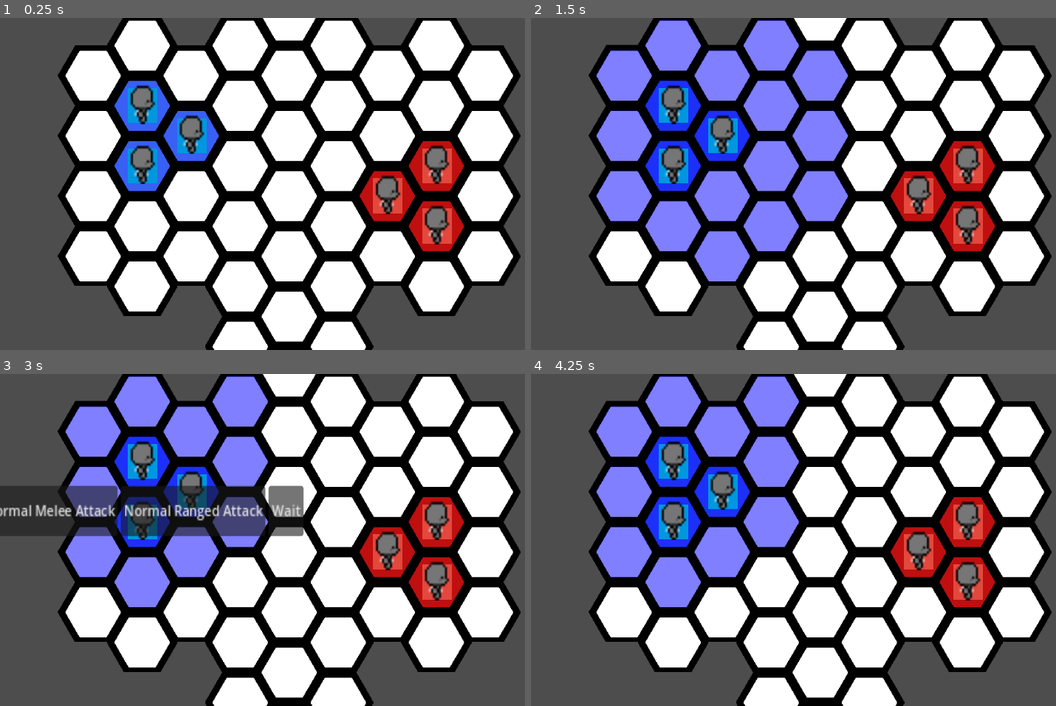
Above: before the commit, frames 1-4 (two rows, left to right).
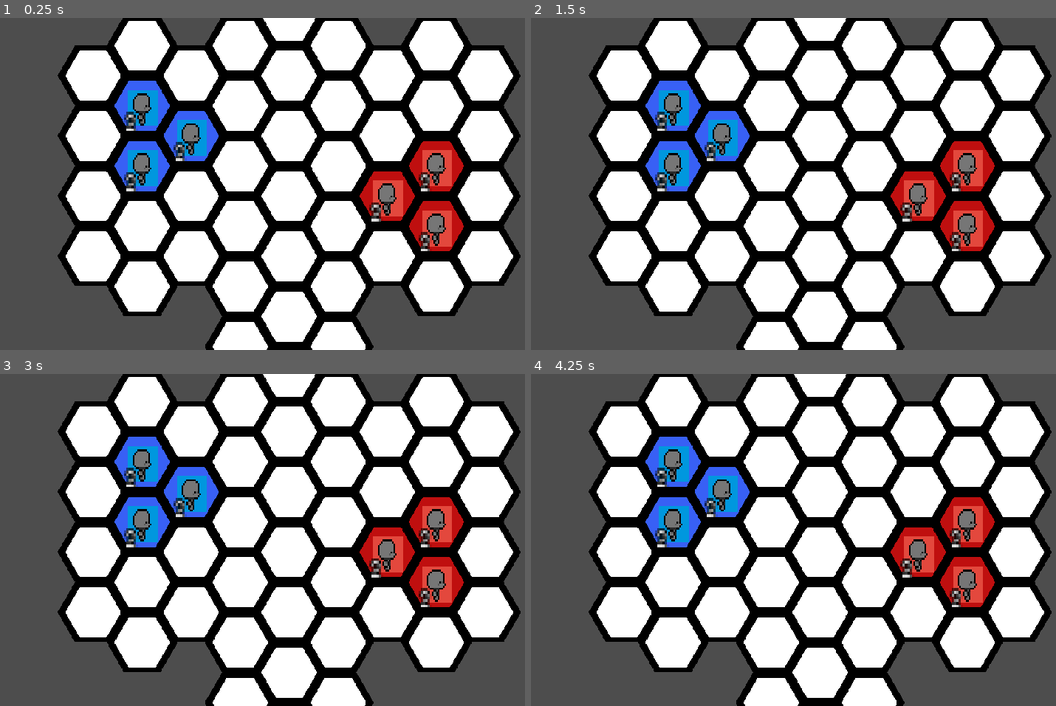
Above: after the commit, the same moments.

Repository: DubiousDuck/Manny-Takes-on-Upper-Management
Game: Godot game, scene res://stages/demo_field.tscn
The game is run twice, just before and just after one commit, with the same random seed, the same clock (stepped at 60 frames per second) and the same inputs.
Inputs (mouse positions are in pixels of both pictures, inside the frame that each line leads up to):
- Up to frame 1 (0.25 s): no input
- Up to frame 2 (1.5 s): tap Enter at 0.5 s; move the mouse to (720, 134) at 0.52 s; click (720, 134) at 0.67 s; click (672, 184) at 1.25 s, where only the run before the commit has a clickable "Normal Melee Attack"
- Up to frame 3 (3 s): tap Space at 2 s; move the mouse to (141, 520) at 2.02 s; click (141, 520) at 2.17 s; tap Enter at 2.75 s; move the mouse to (141, 460) at 2.77 s; click (141, 460) at 2.92 s
- Up to frame 4 (4.25 s): click (578, 510) at 3.5 s, where only the run before the commit has a clickable "Normal Melee Attack"

The runs differ from the first frame. In frame 1, 5.4% of the frame differs, in the area x 10-100%, y 0-100%; in frame 2, 24%; in frame 3, 22%; in frame 4, 19%.

Commit message:
pretty up the ui

Diff:
--- a/project.godot
+++ b/project.godot
@@ -27,3 +27,12 @@
 [editor_plugins]
 
 enabled=PackedStringArray("res://addons/hex_grid_nav/plugin.cfg")
+
+[gui]
+
+theme/custom="res://ui/default.tres"
+theme/custom_font="res://assets/ui/m5x7.ttf"
+
+[rendering]
+
+textures/canvas_textures/default_texture_filter=0
--- /dev/null
+++ b/ui/default.tres
@@ -0,0 +1,30 @@
+[gd_resource type="Theme" load_steps=5 format=3 uid="uid://e2p3ve3w3iba"]
+
+[ext_resource type="Texture2D" uid="uid://bbwtgi3no8gae" path="res://assets/ui/black_9slice.png" id="1_bt1el"]
+[ext_resource type="Texture2D" uid="uid://bj2fpp14xd8wb" path="res://assets/ui/white_9slice.png" id="2_xggh6"]
+
+[sub_resource type="StyleBoxTexture" id="StyleBoxTexture_yjvnt"]
+texture = ExtResource("2_xggh6")
+texture_margin_left = 2.0
+texture_margin_top = 2.0
+texture_margin_right = 2.0
+texture_margin_bottom = 2.0
+
+[sub_resource type="StyleBoxTexture" id="StyleBoxTexture_1ra41"]
+texture = ExtResource("1_bt1el")
+texture_margin_left = 3.0
+texture_margin_top = 3.0
+texture_margin_right = 3.0
+texture_margin_bottom = 3.0
+
+[resource]
+Button/colors/font_color = Color(1, 1, 1, 1)
+Button/colors/font_focus_color = Color(0, 0, 0, 1)
+Button/colors/font_hover_color = Color(0, 0, 0, 1)
+Button/colors/font_hover_pressed_color = Color(0, 0, 0, 1)
+Button/colors/font_pressed_color = Color(0, 0, 0, 1)
+Button/styles/disabled = SubResource("StyleBoxTexture_yjvnt")
+Button/styles/focus = SubResource("StyleBoxTexture_yjvnt")
+Button/styles/hover = SubResource("StyleBoxTexture_yjvnt")
+Button/styles/normal = SubResource("StyleBoxTexture_1ra41")
+Button/styles/pressed = SubResource("StyleBoxTexture_yjvnt")
--- a/unit/unit.tscn
+++ b/unit/unit.tscn
@@ -17,37 +17,10 @@
 [ext_resource type="Texture2D" uid="uid://ce10om6f2h4bb" path="res://assets/unit_sprites/thrown.png" id="15_m8uyx"]
 
 [sub_resource type="RectangleShape2D" id="RectangleShape2D_ly3a2"]
+size = Vector2(12.9032, 16.2162)
 
 [sub_resource type="RectangleShape2D" id="RectangleShape2D_7kobe"]
-
-[sub_resource type="Animation" id="Animation_cdn1g"]
-resource_name = "side_idle"
-length = 0.4
-loop_mode = 1
-tracks/0/type = "value"
-tracks/0/imported = false
-tracks/0/enabled = true
-tracks/0/path = NodePath("Sprite2D:texture")
-tracks/0/interp = 1
-tracks/0/loop_wrap = true
-tracks/0/keys = {
-"times": PackedFloat32Array(0),
-"transitions": PackedFloat32Array(1),
-"update": 1,
-"values": [ExtResource("6_jkf6t")]
-}
-tracks/1/type = "value"
-tracks/1/imported = false
-tracks/1/enabled = true
-tracks/1/path = NodePath("Sprite2D:frame")
-tracks/1/interp = 1
-tracks/1/loop_wrap = true
-tracks/1/keys = {
-"times": PackedFloat32Array(0, 0.1, 0.2, 0.3),
-"transitions": PackedFloat32Array(1, 1, 1, 1),
-"update": 1,
-"values": [0, 1, 2, 3]
-}
+size = Vector2(12.9032, 16.2162)
 
 [sub_resource type="Animation" id="Animation_bvfsh"]
 length = 0.001
@@ -88,35 +61,6 @@
 "values": [4]
 }
 
-[sub_resource type="Animation" id="Animation_3ifqo"]
-resource_name = "side_walk"
-length = 0.4
-loop_mode = 1
-tracks/0/type = "value"
-tracks/0/imported = false
-tracks/0/enabled = true
-tracks/0/path = NodePath("Sprite2D:texture")
-tracks/0/interp = 1
-tracks/0/loop_wrap = true
-tracks/0/keys = {
-"times": PackedFloat32Array(0),
-"transitions": PackedFloat32Array(1),
-"update": 1,
-"values": [ExtResource("7_xw0kh")]
-}
-tracks/1/type = "value"
-tracks/1/imported = false
-tracks/1/enabled = true
-tracks/1/path = NodePath("Sprite2D:frame")
-tracks/1/interp = 1
-tracks/1/loop_wrap = true
-tracks/1/keys = {
-"times": PackedFloat32Array(0, 0.1, 0.2, 0.3),
-"transitions": PackedFloat32Array(1, 1, 1, 1),
-"update": 1,
-"values": [0, 1, 2, 3]
-}
-
 [sub_resource type="Animation" id="Animation_abic1"]
 resource_name = "front_idle"
 length = 0.4
@@ -316,6 +260,64 @@
 "transitions": PackedFloat32Array(1, 1, 1, 1, 1, 1, 1),
 "update": 1,
 "values": [0, 1, 2, 3, 2, 1, 0]
+}
+
+[sub_resource type="Animation" id="Animation_cdn1g"]
+resource_name = "side_idle"
+length = 0.4
+loop_mode = 1
+tracks/0/type = "value"
+tracks/0/imported = false
+tracks/0/enabled = true
+tracks/0/path = NodePath("Sprite2D:texture")
+tracks/0/interp = 1
+tracks/0/loop_wrap = true
+tracks/0/keys = {
+"times": PackedFloat32Array(0),
+"transitions": PackedFloat32Array(1),
+"update": 1,
+"values": [ExtResource("6_jkf6t")]
+}
+tracks/1/type = "value"
+tracks/1/imported = false
+tracks/1/enabled = true
+tracks/1/path = NodePath("Sprite2D:frame")
+tracks/1/interp = 1
+tracks/1/loop_wrap = true
+tracks/1/keys = {
+"times": PackedFloat32Array(0, 0.1, 0.2, 0.3),
+"transitions": PackedFloat32Array(1, 1, 1, 1),
+"update": 1,
+"values": [0, 1, 2, 3]
+}
+
+[sub_resource type="Animation" id="Animation_3ifqo"]
+resource_name = "side_walk"
+length = 0.4
+loop_mode = 1
+tracks/0/type = "value"
+tracks/0/imported = false
+tracks/0/enabled = true
+tracks/0/path = NodePath("Sprite2D:texture")
+tracks/0/interp = 1
+tracks/0/loop_wrap = true
+tracks/0/keys = {
+"times": PackedFloat32Array(0),
+"transitions": PackedFloat32Array(1),
+"update": 1,
+"values": [ExtResource("7_xw0kh")]
+}
+tracks/1/type = "value"
+tracks/1/imported = false
+tracks/1/enabled = true
+tracks/1/path = NodePath("Sprite2D:frame")
+tracks/1/interp = 1
+tracks/1/loop_wrap = true
+tracks/1/keys = {
+"times": PackedFloat32Array(0, 0.1, 0.2, 0.3),
+"transitions": PackedFloat32Array(1, 1, 1, 1),
+"update": 1,
+"values": [0, 1, 2, 3]
 }
 
 [sub_resource type="Animation" id="Animation_ddsa6"]
@@ -361,33 +363,51 @@
 }
 
 [node name="Unit" type="CharacterBody2D"]
-position = Vector2(90, 320)
+position = Vector2(1.90735e-06, 1.90735e-06)
 scale = Vector2(2.48, 2.96)
 script = ExtResource("1_5ne20")
 skills = Array[ExtResource("2_w64s5")]([ExtResource("3_761ob"), ExtResource("4_mqqhb")])
 
+[node name="ColorRect" type="ColorRect" parent="."]
+offset_left = -9.22581
+offset_top = -7.7027
+offset_right = 9.77419
+offset_bottom = 11.2973
+
 [node name="CollisionShape2D" type="CollisionShape2D" parent="."]
+position = Vector2(4.05312e-06, 2.70271)
 shape = SubResource("RectangleShape2D_ly3a2")
 
-[node name="ColorRect" type="ColorRect" parent="."]
+[node name="Hurtbox" type="Area2D" parent="."]
+position = Vector2(4.76837e-07, 1.66893e-06)
+
+[node name="CollisionShape2D" type="CollisionShape2D" parent="Hurtbox"]
+position = Vector2(3.84546e-07, 2.7027)
+shape = SubResource("RectangleShape2D_7kobe")
+
+[node name="SkillSelect" parent="." node_paths=PackedStringArray("unit") instance=ExtResource("4_j4em8")]
 anchors_preset = 8
 anchor_left = 0.5
 anchor_top = 0.5
 anchor_right = 0.5
 anchor_bottom = 0.5
-offset_left = -9.27419
-offset_top = -9.12162
-offset_right = 30.7258
-offset_bottom = 30.8784
-grow_horizontal = 2
-grow_vertical = 2
-scale = Vector2(0.467742, 0.459459)
-mouse_filter = 2
-
-[node name="Hurtbox" type="Area2D" parent="."]
-
-[node name="CollisionShape2D" type="CollisionShape2D" parent="Hurtbox"]
-shape = SubResource("RectangleShape2D_7kobe")
+offset_left = 3.22581
+offset_top = 18.9189
+offset_right = 3.22581
+offset_bottom = 18.9189
+scale = Vector2(0.5, 0.5)
+unit = NodePath("..")
+
+[node name="Sprite2D" type="Sprite2D" parent="."]
+position = Vector2(1.19209e-06, 2.6226e-06)
+scale = Vector2(1, 1.06437)
+texture = ExtResource("6_jkf6t")
+hframes = 4
+
+[node name="AnimationPlayer" type="AnimationPlayer" parent="."]
+libraries = {
+"": SubResource("AnimationLibrary_m0vpr")
+}
 
 [node name="Health" type="Label" parent="."]
 anchors_preset = 8
@@ -395,38 +415,17 @@
 anchor_top = 0.5
 anchor_right = 0.5
 anchor_bottom = 0.5
-offset_left = -20.0
-offset_top = -11.5
-offset_right = 20.0
-offset_bottom = 11.5
+offset_left = -16.129
+offset_top = 2.7027
+offset_right = 2.87097
+offset_bottom = 15.7027
 grow_horizontal = 2
 grow_vertical = 2
+theme_override_constants/outline_size = 4
+theme_override_font_sizes/font_size = 16
 text = "8"
 horizontal_alignment = 1
 vertical_alignment = 1
 
-[node name="SkillSelect" parent="." node_paths=PackedStringArray("unit") instance=ExtResource("4_j4em8")]
-visible = false
-anchors_preset = 8
-anchor_left = 0.5
-anchor_top = 0.5
-anchor_right = 0.5
-anchor_bottom = 0.5
-offset_top = 15.0
-offset_bottom = 15.0
-scale = Vector2(0.5, 0.5)
-unit = NodePath("..")
-
-[node name="Sprite2D" type="Sprite2D" parent="."]
-position = Vector2(0.403227, -2.7027)
-scale = Vector2(1.25605, 1.25605)
-texture = ExtResource("6_jkf6t")
-hframes = 4
-
-[node name="AnimationPlayer" type="AnimationPlayer" parent="."]
-libraries = {
-"": SubResource("AnimationLibrary_m0vpr")
-}
-
 [connection signal="mouse_entered" from="Hurtbox" to="." method="_on_hurtbox_mouse_entered"]
 [connection signal="mouse_exited" from="Hurtbox" to="." method="_on_hurtbox_mouse_exited"]
--- a/unit/unit_ui/skill_select.tscn
+++ b/unit/unit_ui/skill_select.tscn
@@ -19,7 +19,7 @@
 anchor_right = 1.0
 anchor_bottom = 0.5
 offset_top = -4.0
-offset_bottom = 49.0
+offset_bottom = 20.0
 grow_horizontal = 2
 grow_vertical = 2
 alignment = 1
Binary file added: assets/ui/SuperPixel-m2L8j.ttf
Not shown, added: assets/ui/SuperPixel-m2L8j.ttf.import
Binary file added: assets/ui/black_9slice.png
Not shown, added: assets/ui/black_9slice.png.import
Binary file added: assets/ui/m5x7.ttf
Not shown, added: assets/ui/m5x7.ttf.import
Binary file added: assets/ui/white_9slice.png
Not shown, added: assets/ui/white_9slice.png.import
Not shown, changed: .DS_Store
Not shown, changed: assets/.DS_Store
